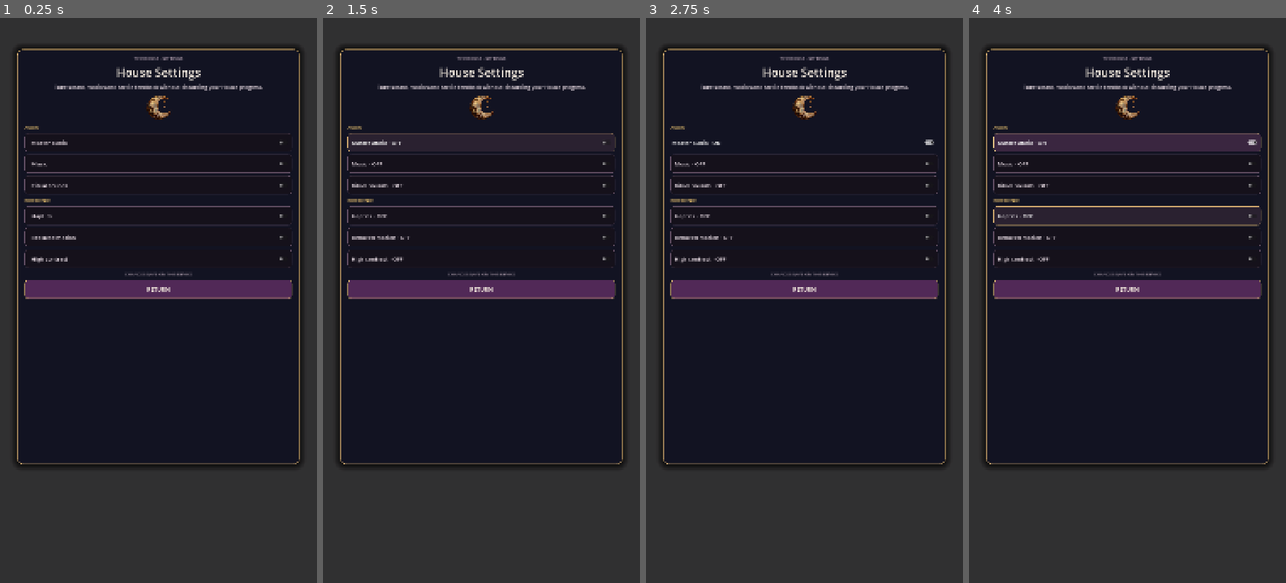
Above: before the commit, frames 1-4 (left to right).
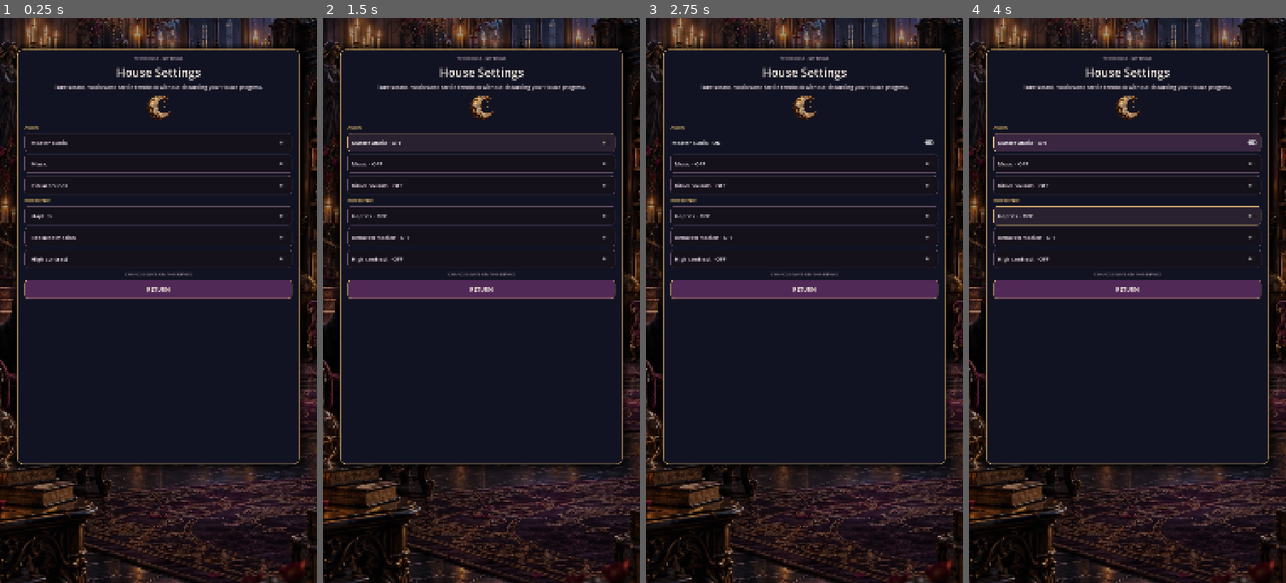
Above: after the commit, the same moments.

Repository: Jay-prodesign/akilta-match3
Game: Godot game, scene res://src/ui/settings/settings_panel.tscn
Two runs of this game, one before a commit and one after it. Both use one fixed random seed, a clock stepped at 60 frames per second and the inputs below. This scene is started directly instead of the project's main scene.
Inputs:
- Up to frame 1 (0.25 s): no input
- Up to frame 2 (1.5 s): click "Master audio" at 0.5 s; click "Master audio · ON" at 1.25 s
- Up to frame 3 (2.75 s): click "Master audio · OFF" at 2 s
- Up to frame 4 (4 s): click "Haptics · OFF" at 2.75 s; click "Haptics · ON" at 3.5 s

The runs differ from the first frame. In frame 1, 25% of the frame differs, in the area x 0-100%, y 0-100%; in frame 2, 25%; in frame 3, 25%; in frame 4, 25%.

Commit message:
Bind Settings destination to authored House world

Diff:
--- a/src/ui/settings/settings_panel.gd
+++ b/src/ui/settings/settings_panel.gd
@@ -5,6 +5,7 @@
 signal interaction_feedback_requested(kind: String)
 
 const PieceAssetLoader = preload("res://src/match3/presentation/piece_asset_loader.gd")
+const ScreenArt = preload("res://src/ui/shared/screen_art_registry.gd")
 
 @export var card_normal_style: StyleBoxFlat
 @export var card_high_style: StyleBoxFlat
@@ -29,12 +30,14 @@
 @onready var close_button: Button = $Card/Content/Close
 @onready var saved_note: Label = $Card/Content/SavedNote
 @onready var house_sigil: TextureRect = $Card/Content/HouseSigil
+@onready var world_art: TextureRect = $WorldArt
 
 var settings
 var _binding_controls := false
 var _high_contrast := false
 
 func _ready() -> void:
+	world_art.texture = ScreenArt.texture("settings_bg_curio_house")
 	house_sigil.texture = PieceAssetLoader.ornament("res://assets/pieces/moon_sigil.webp")
 	_style_settings_overlay()
 	close_button.pressed.connect(_on_close_pressed)
@@ -146,6 +149,8 @@
 func settings_authored_contract() -> Dictionary:
 	return {
 		"authored_house_sigil": house_sigil != null and house_sigil.texture != null,
+		"authored_world_backdrop": world_art != null and world_art.texture != null,
+		"standalone_destination_surface": true,
 		"sigil_raster_runtime": true,
 		"authored_style_resources": card_normal_style != null and card_high_style != null and toggle_normal_style != null and toggle_high_style != null and close_normal_style != null and close_high_style != null,
 		"runtime_ui_factory": false,
